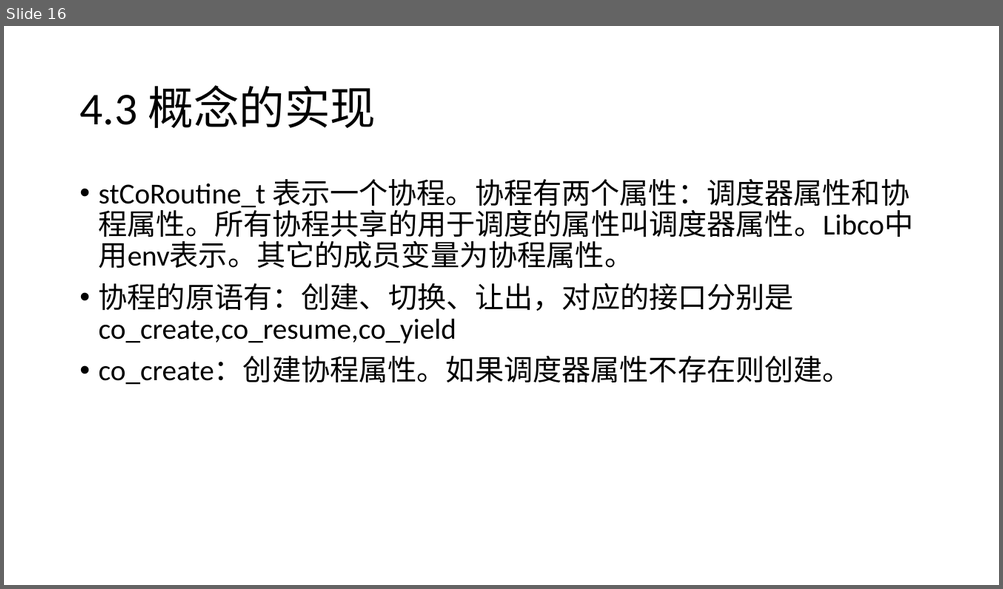
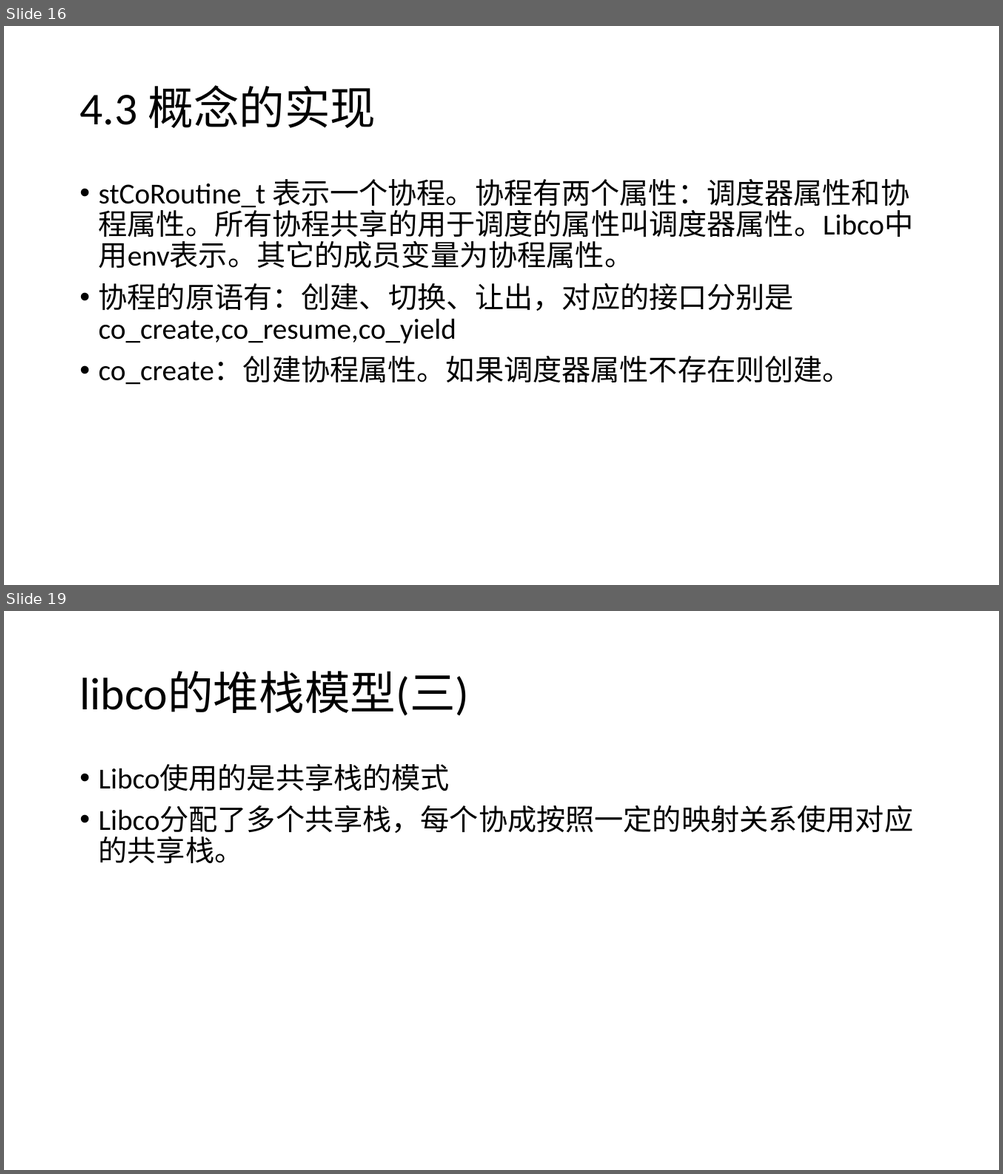
Before and after one commit to djpan0303/tech_paper, a slide deck: 协程/协程-潘东经.pptx. Shown one above the other, each under a label of ours: slide 16 before the commit, slides 16 and 19 after it; the slides between them are not shown. The pictures are 1003x589 and 1003x1174 pixels, drawn with LibreOffice and Linux fonts; fonts in the diff are those of the drawing. Boxes give left, top, right and bottom in pixels: in the first picture for what was removed or moved away, otherwise in the second. Text is boxed around its words. In the diff, an @@ line names an element or a change of style, - is before the commit and + after.

```diff
--- a/协程/协程-潘东经.pptx
+++ b/协程/协程-潘东经.pptx
@@ slide 19 added at <box>4,611,999,1170</box>, background #FFFFFF @@
@@ title added at <box>79,672,469,716</box>, 44 pt, text #000000 @@
+libco的堆栈模型(三)
@@ text added at <box>99,764,913,864</box>, 28 pt, text #000000 @@
+• Libco使用的是共享栈的模式
+• Libco分配了多个共享栈，每个协成按照一定的映射关系使用对应的共享栈。
```
Also in this commit, not shown: 3 slides changed, 2 other slides added, 14 other files.
